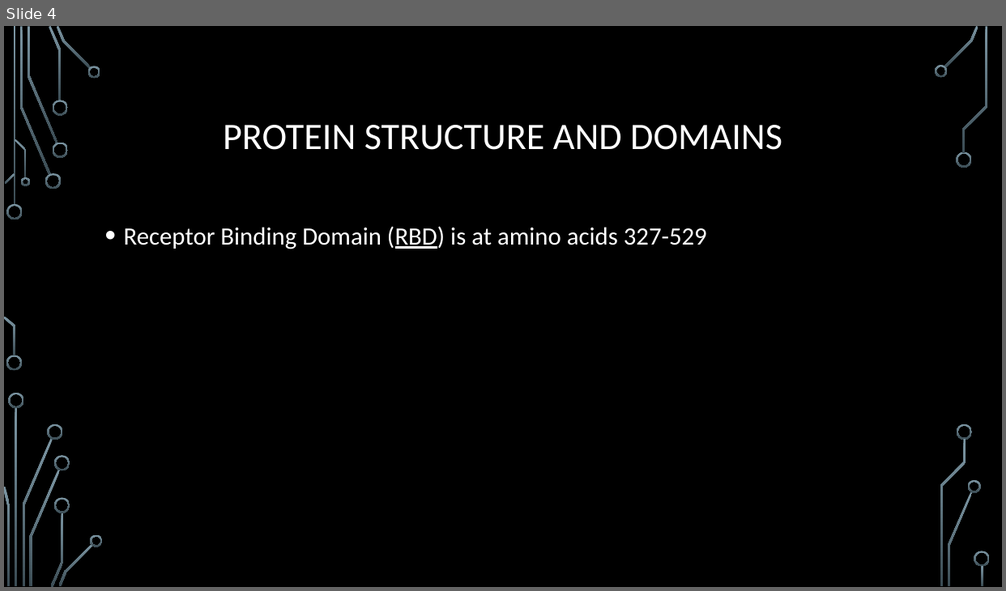
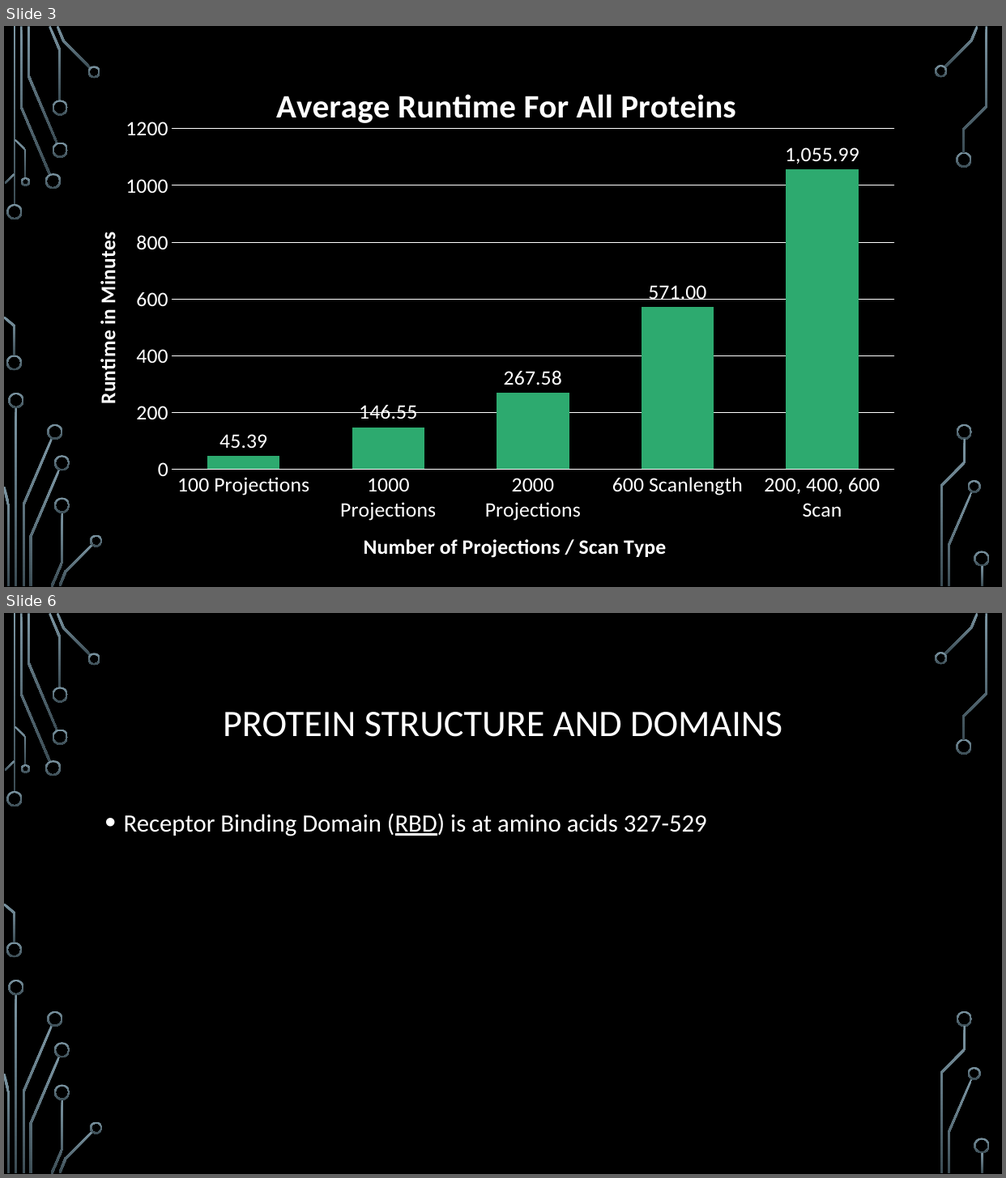
Before and after one commit to MiddlebrookJF/iCompBio-Summer2021, a slide deck: Vas-Data/FinalPresentation.pptx. Shown one above the other, each under a label of ours: slide 4 before the commit, slides 3 and 6 after it; the slides between them are not shown. The pictures are 1006x591 and 1006x1178 pixels, drawn with LibreOffice and Linux fonts; fonts in the diff are those of the drawing; background and template pictures are left out. Boxes give left, top, right and bottom in pixels: in the first picture for what was removed or moved away, otherwise in the second. Text is boxed around its words. In the diff, an @@ line names an element or a change of style, - is before the commit and + after.

```diff
--- a/Vas-Data/FinalPresentation.pptx
+++ b/Vas-Data/FinalPresentation.pptx
@@ slide 3 added at (4,26,1002,587), background picture (left out); not listed: 36 template elements that a slide beside it also shows @@
@@ column chart added at (88,59,918,566) @@
+title "Average Runtime For All Proteins "
+categories: 100 Projections, 1000 Projections, 2000 Projections, 600 Scanlength, 200, 400, 600 Scan
+Series 1: 45.39, 146.55, 267.58, 571, 1055.99
@@ what was slide 4 is now slide 6 @@
```
Also in this commit, not shown: 4 slides changed, 1 other slide added, 14 other files.
